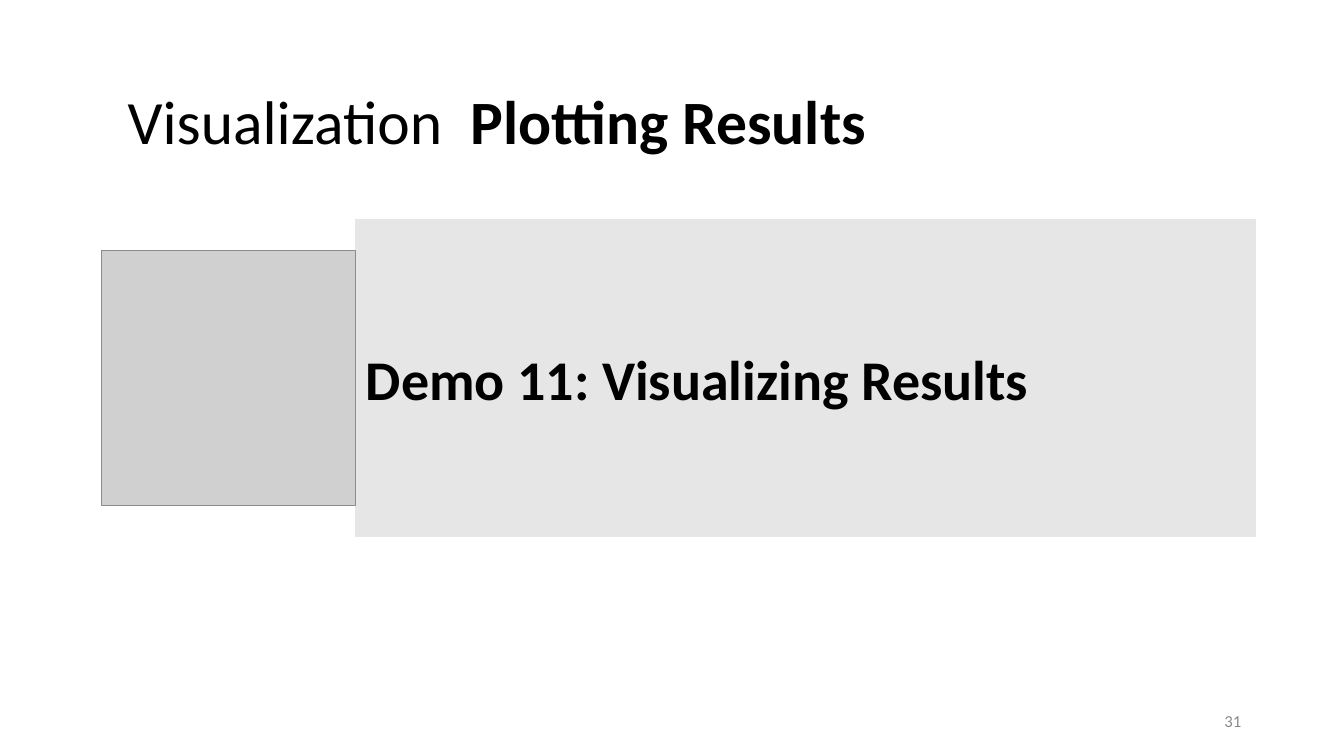
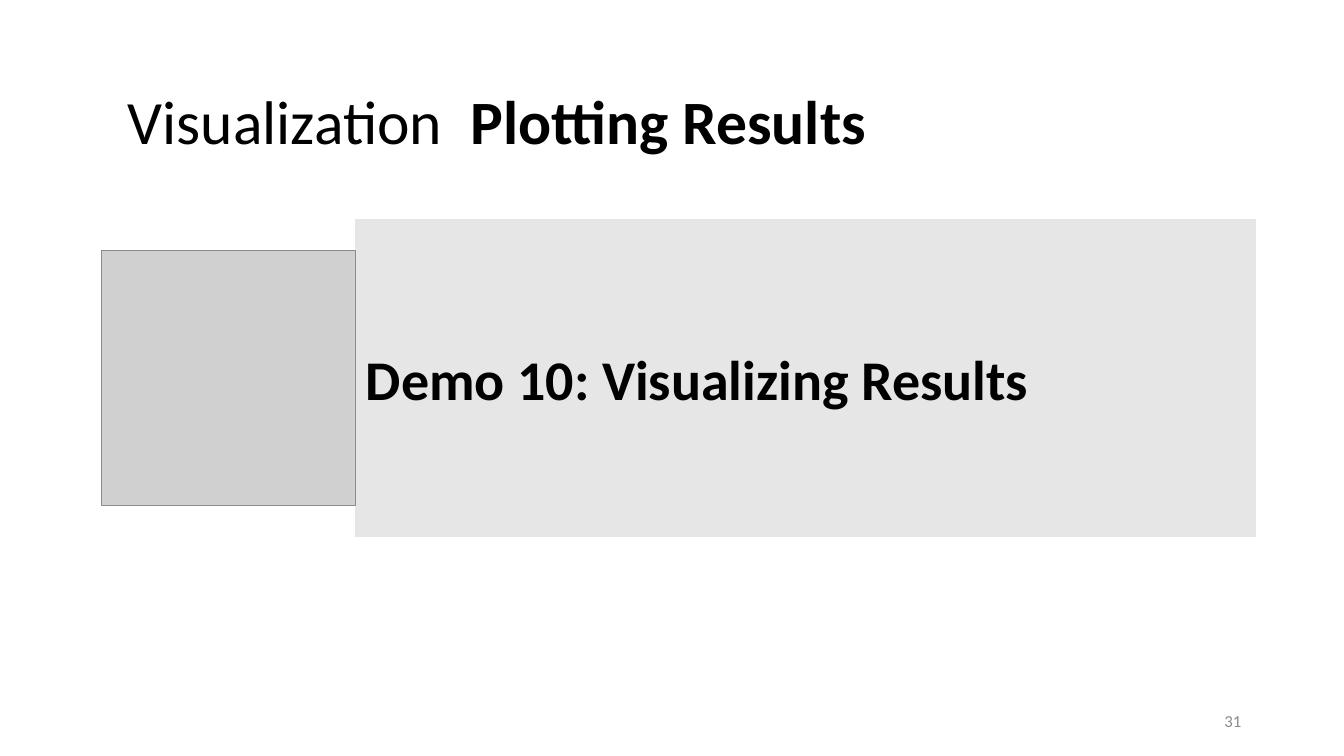
Before and after one commit to lisa-wm/consulting, a slide deck: slide 31 of 5_seminar/contents_part_II/slides/slides_II_3.pptx. Drawn at 1344x756 pixels with LibreOffice and Linux fonts; fonts in the diff are those of the drawing; grey boxes stand for pictures. Boxes give left, top, right and bottom in pixels: in the first picture for what was removed or moved away, otherwise in the second. Text is boxed around its words. In the diff, an @@ line names an element or a change of style, - is before the commit and + after.

Commit message:
reviewed bert demo and exercise

```diff
--- a/5_seminar/contents_part_II/slides/slides_II_3.pptx
+++ b/5_seminar/contents_part_II/slides/slides_II_3.pptx
@@ text in rectangle at [366,360,1027,410]: text changed @@
-Demo 11: Visualizing Results
+Demo 10: Visualizing Results
```
Also in this commit, not shown: 5 other files.
